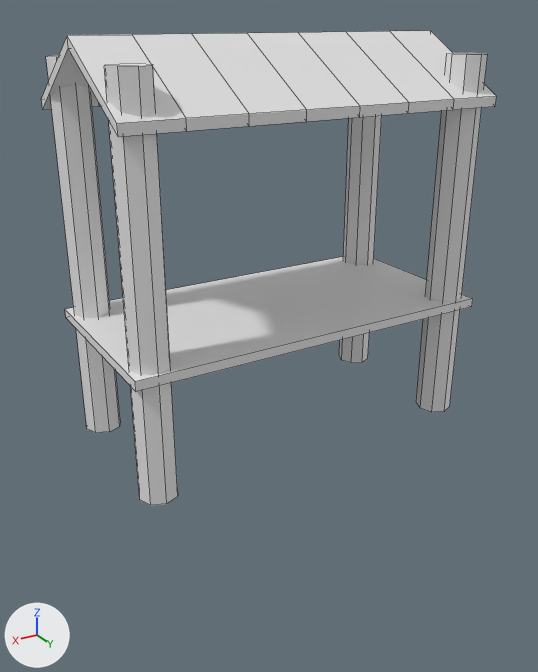
The FBX model Assets/resources/meshes/market_stall.fbx as it was, and as the next commit left it.
Rendered twice from a 50 mm camera at (2.02, 2.83, 2.18) aimed at (0.3, -0.03, 0.74). Lighting does not change. The marker at lower left points along +X, +Y and +Z. Mesh edges are drawn as thin lines.

In view in the first picture: 'legs', 'roof_red', 'roof_white', 'tabletop'.
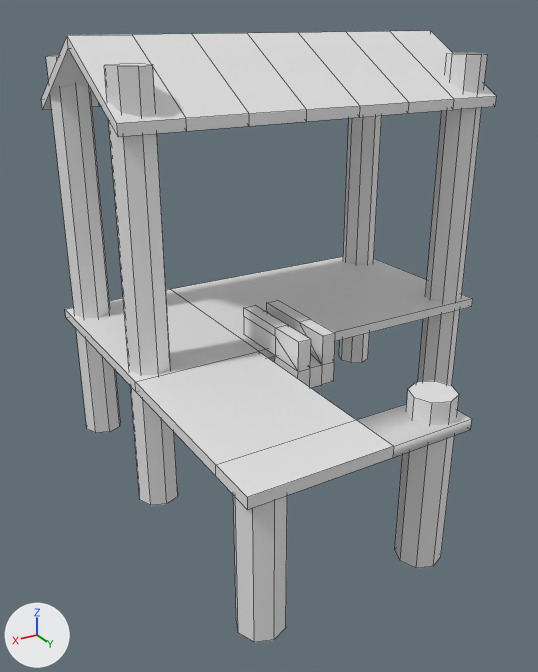
Edits to the bpy script that builds the scene:
```text
Change me_cube_001:
    used by ob_tabletop; location = (0.0, 0.0, 0.65)
    remove me_cube_001.from_pydata(...)  # 8 vertices, 6 faces; spans x -1.02..1.02, y -1.01..0.01, z 0.0..0.05
    add me_cube_001.from_pydata(...)  # 24 vertices, 22 faces; spans x -1.02..1.02, y -1.01..1.01, z 0.0..0.05
    me_cube_001 part 1
    4 faces are deleted
    16 vertices are added at x -0.01..1.02, y -1.01..1.01, z 0.0..0.05
    20 new faces join them
Change me_cylinder_007:
    where me_cylinder_007.from_pydata(...)  # 64 vertices, 40 faces; spans x -1.9..0.1, y -0.1..0.9, z 0.0..2.0
    used by ob_legs; location = (0.9, -0.9, 0.0)
    me_cylinder_007 part 2: a new loose piece, an 8-sided cylinder along z spanning x -0.1..0.1, y 1.7..1.9, z 0.0..0.68
    me_cylinder_007 part 3: a new loose piece, an 8-sided cylinder along z spanning x -0.9..-0.7, y 1.7..1.9, z 0.0..0.8
Add me_cube_004:
    me_cube_004.from_pydata(...)  # 38 vertices, 38 faces; spans x -0.1..0.1, y -0.4..0.1, z -0.1..0.144
Add ob_coin_shoot:
    ob_coin_shoot = bpy.data.objects.new('coin_shoot', me_cube_004)
    ob_coin_shoot.location = (0.25, 0.2, 0.7)
```

Boxes (x1, y1, x2, y2) around the edits, measured in the pictures (538 x 672 px):
'legs', reshaped (30% taller): before (46, 53, 488, 505); after (46, 53, 488, 642)
'tabletop', reshaped (87% taller): before (65, 257, 473, 392); after (65, 257, 473, 510)
'coin_shoot', added: after (244, 301, 335, 388)
part 2 of me_cylinder_007, added: after (233, 495, 287, 642)
part 3 of me_cylinder_007, added: after (395, 381, 459, 568)
